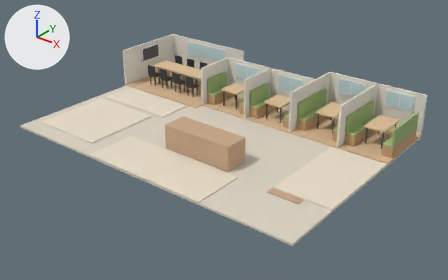
An edit to the glTF model public/models/store/daan.glb, drawn before and after from the same camera.
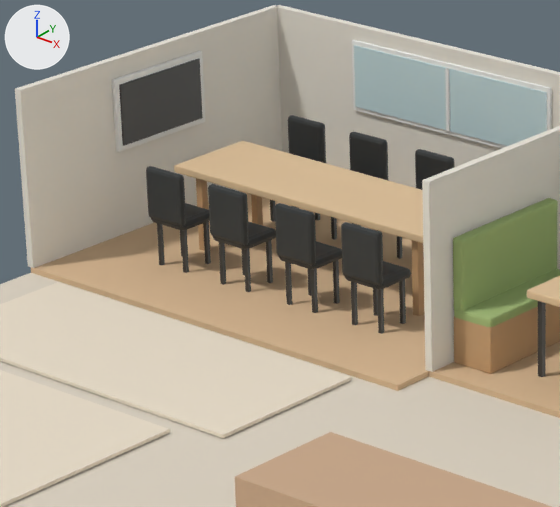
Old and new are each drawn whole from a camera (50 mm lens) standing at (14.04, -17.11, 10.27) and looking at (0.49, -0.17, -0.23) and again close up on the part from 27% to 51% of the width and 12% to 47% of the height. Every picture has the same lights, and +X, +Y and +Z are marked at upper left. The first two pictures are the older version. Where no turn or scale is listed for an object, it has been applied to the vertices.

Names of what the first close-up shows: 'Back wall.004', 'Common_floor', 'Counter', 'Floor.004', 'Green backrest.006', 'Left wall.003', 'Left wall.004', 'Meeting table', 'Office', 'Screen', 'Screen frame', 'Service_area', 'Window glass.004' and 39 more.
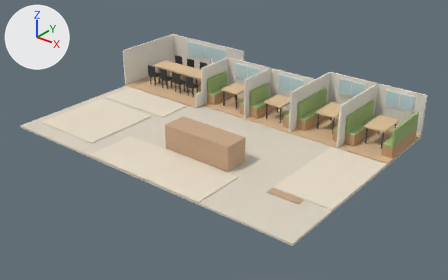
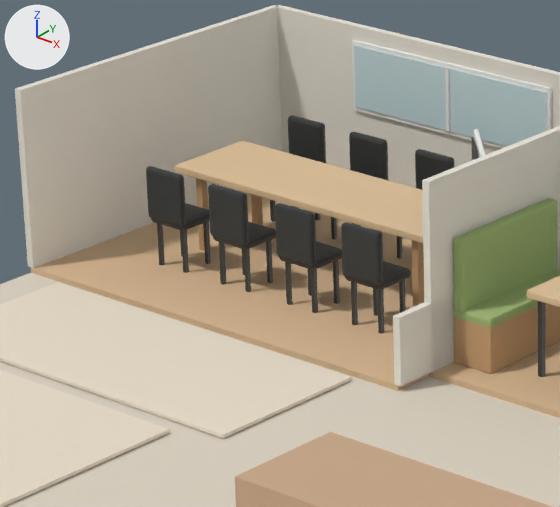
What the commit changed:
Mesh me_cube_135_1 is new.
It is a box spanning x -0.04..0.04, y -1.66..1.66, z -0.3..0.3.
It uses material mat_cream_walls_004 (white #e6e2d7).
Object 'Screen' (ob_screen) moves from (-2.09, 0.0, 1.14) to (1.685, -0.025, 1.14).
Object 'Screen' (ob_screen) turns from (0, 0, 0) to (0, 0, 45) degrees about x, y and z.
Object 'Screen frame' (ob_screen_frame) moves from (-2.115, 0.0, 1.14) to (1.71, 0.0, 1.14).
Object 'Screen frame' (ob_screen_frame) turns from (0, 0, 0) to (0, 0, 45) degrees about x, y and z.
Object 'Right wall' (ob_right_wall) is new; it shows me_cube_135_1.
Its location is (-2.115, 2.86, 0.3).

What differs and where, as boxes (x1, y1, x2, y2) in the close-ups (560 x 507 px):
'Screen', moved, turned (mostly hidden afterwards): before (119, 58, 202, 146); after (471, 137, 479, 160)
'Right wall', added: after (393, 247, 560, 386)
'Screen frame', moved, turned (mostly hidden afterwards): before (112, 51, 205, 152); after (474, 129, 485, 157)
